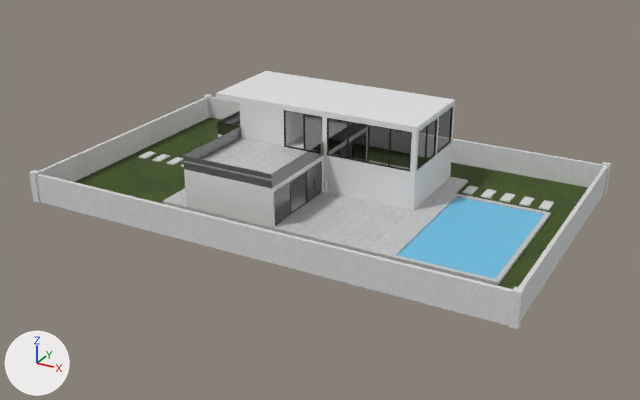
The Blender file Assets/Asset/Blender/Map.blend, before and after one commit.
Both versions are drawn from a 50 mm lens placed at (40.3, -74.0, 36.5), pointed at (0.4, -1.6, 0.3). The lights are fixed; the arrows at lower left show +X, +Y and +Z. The picture after the commit comes second.

The scene before the commit, as lines of its bpy script (objects in view):
```python
mat_nuoc = principled_material('Nuoc')
mat_nuoc.base_color = (0.16, 0.547, 0.8)  # blue #6fc3e7
me_plane_002 = bpy.data.meshes.new('Plane.002')
me_plane_002.from_pydata([(-4.5, 7.5, 0.0), (-4.5, -7.5, 0.0), (4.5, -7.5, 0.0), (4.5, 7.5, 0.0)], [], [(1, 2, 3, 0)])
me_plane_002.materials.append(mat_nuoc)  # blue #6fc3e7
me_plane_009 = bpy.data.meshes.new('Plane.009')
me_plane_009.from_pydata(...)  # 12 vertices, 10 faces; spans x -13.0..10.0, y 0.0..10.0, z -0.6..0.0
me_plane_009.materials.append(mat_nha)  # its picture is missing
me_plane_026 = bpy.data.meshes.new('Plane.026')
me_plane_026.from_pydata(...)  # 40 vertices, 40 faces; spans x -0.06..5.0, y -0.1..0.1, z -2.01..2.0
# faces by material slot: [6, 34]
me_plane_026.materials.append(mat_kinh)  # grey #9b9b9b
me_plane_026.materials.append(mat_khung_cua)  # black #000000
ob_mat_nuoc = bpy.data.objects.new('Mat nuoc', me_plane_002)
ob_mat_nuoc.location = (17.0, -2.0, 0.44)
ob_plane_006 = bpy.data.objects.new('Plane.006', me_plane_026)
ob_plane_006.location = (-4.64, 0.17, 6.6)
ob_plane_006.scale = (0.931, 1.0, 1.0)
ob_tran_nha = bpy.data.objects.new('Tran nha', me_plane_009)
ob_tran_nha.location = (0.0, 0.0, 9.2)
# also in view: 'Be boi' at (17.0, -2.0, -0.4); 'Room.003' at (5.0, 5.0, 2.6); 'Co' at (0.0, 0.0, 0.3); 'Room.001' at (-5.0, -9.8, 2.6); 'Cot' at (0.0, 0.0, 1.6)
```
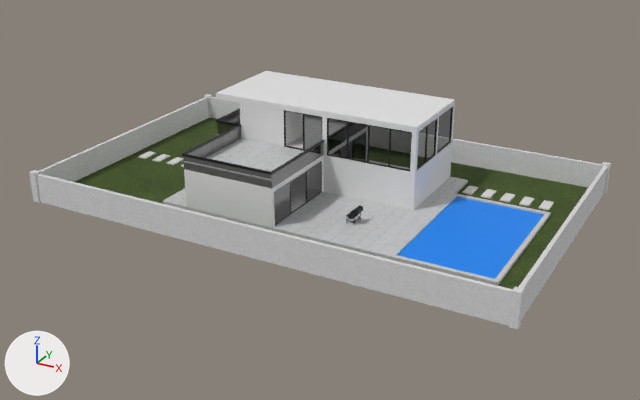
What differs and where, as boxes [x1, y1, x2, y2] in the pictures (640 x 400 px):
'Mat nuoc', surface changed
    both: [398, 197, 544, 279]
'Plane.008', added
    after: [182, 108, 325, 175]
'Plane.006', rescaled
    both: [284, 110, 322, 151]
'Bep nuong', added
    after: [346, 205, 363, 225]

What changed in the scene script:
```text
Add img_water_002_occ_jpg:
    img_water_002_occ_jpg = load_image('Water_002_OCC.jpg', '../Texture/Water_002_OCC.jpg', 1024, 1024, 'sRGB')
Add img_water_002_color_jpg:
    img_water_002_color_jpg = load_image('Water_002_COLOR.jpg', '../Texture/Water_002_COLOR.jpg', 1024, 1024, 'sRGB')
Change mat_nuoc:
    where n0 = _N.new('ShaderNodeBsdfPrincipled'); n0.name = 'Principled BSDF'
    remove n0.inputs[0].default_value = (0.16, 0.547, 0.8, 1.0)  # 'Base Color', blue #6fc3e7
    add n2 = _N.new('ShaderNodeTexImage'); n2.name = 'Image Texture'
    add n2.image = img_water_002_color_jpg
    add n3 = _N.new('ShaderNodeTexImage'); n3.name = 'Image Texture.001'
    add n3.image = img_water_002_occ_jpg
    add n4 = _N.new('ShaderNodeMix'); n4.name = 'Mix'
    add n4.data_type = 'RGBA'
    add n4.blend_type = 'MULTIPLY'
    add n4.inputs[0].default_value = 1.0  # 'Factor'
    add _L.new(n4.outputs[2], n0.inputs[0])  # 'Result' to 'Base Color'
    add _L.new(n2.outputs[0], n4.inputs[6])  # 'Color' to 'A'
    add _L.new(n3.outputs[0], n4.inputs[7])  # 'Color' to 'B'
Add me_plane_012:
    me_plane_012.from_pydata([(-10.0, -10.0, 6.0), (-10.0, 10.0, 6.0), (-10.0, 0.0, 6.0), (0.0, -10.0, 6.0), (0.0, 0.0, 6.0), (-13.0, 10.0, 6.0), (-13.0, 0.0, 6.0), (-13.0, 5.6, 6.0), (-10.0, -10.0, 6.2), (-10.0, 10.0, 6.2), (-10.0, 0.0, 6.2), (0.0, -10.0, 6.2), (0.0, 0.0, 6.2), (-13.0, 10.0, 6.2), (-13.0, 0.0, 6.2), (-13.0, 5.6, 6.2)], [], [(6, 2, 10, 14), (5, 7, 15, 13), (3, 4, 12, 11), (2, 0, 8, 10), (1, 5, 13, 9), (7, 6, 14, 15), (0, 3, 11, 8)])
    me_plane_012.materials.append(mat_khung_cua)  # black #000000
Add me_cylinder_002:
    me_cylinder_002.from_pydata(...)  # 272 vertices, 154 faces; spans x -0.89..0.72, y -0.67..0.67, z -0.36..0.79
    me_cylinder_002.polygons.foreach_set('use_smooth', [True] * 154)
    me_cylinder_002.materials.append(mat_khung_cua)  # black #000000
Change ob_plane_006:
    ob_plane_006.scale: (0.931, 1.0, 1.0) -> (0.898, 1.0, 1.0)
Add ob_plane_008:
    ob_plane_008 = bpy.data.objects.new('Plane.008', me_plane_012)
    ob_plane_008.location = (0.0, 0.0, 0.0)
    _m = ob_plane_008.modifiers.new('Solidify', 'SOLIDIFY')
    _m.thickness = 0.2
    _m.offset = 0.0
    _m.use_even_offset = True
Add ob_bep_nuong:
    ob_bep_nuong = bpy.data.objects.new('Bep nuong', me_cylinder_002)
    ob_bep_nuong.location = (6.44, -5.19, 1.48)
    ob_bep_nuong.rotation_euler = (0.0, -1.571, 0.0)  # degrees (0, -90, 0)
```
